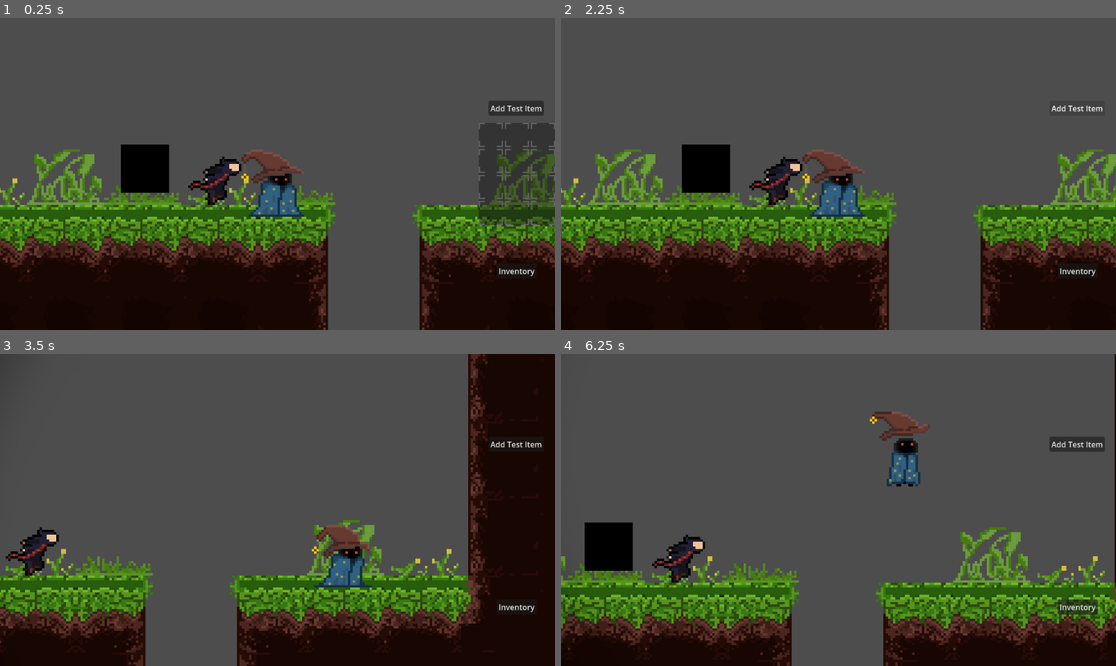
Above: before the commit, frames 1-4 (two rows, left to right).
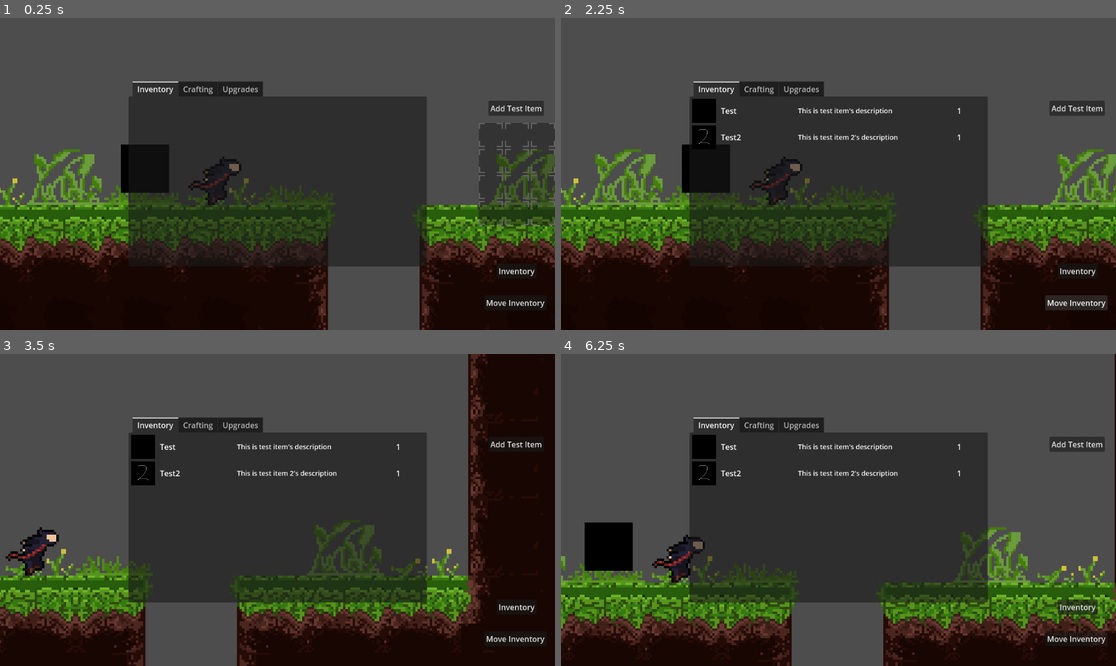
Above: after the commit, the same moments.

Repository: MRobinson12/BroyGames
Game: Godot game, scene res://Scenes/inventory_test_scene.tscn
Same seed, same stepped clock (60 frames per second), same inputs: the game is played once before the commit and once after it. This scene is started directly instead of the project's main scene.
Inputs (mouse positions are in pixels of both pictures, inside the frame that each line leads up to):
- Up to frame 1 (0.25 s): no input
- Up to frame 2 (2.25 s): click "Inventory" at 0.5 s; click "Add Test Item" at 1.25 s; click "Add Test Item" (after the commit: "Move Inventory") at 2 s
- Up to frame 3 (3.5 s): tap Enter (ui_accept) at 2.75, 3.02 s; move the mouse to (399, 494) at 2.77 s; hold D (ui_right) from 2.78 s (still down); tap E (interact) at 2.85 s; click (399, 494) at 2.92 s
- Up to frame 4 (6.25 s): release D (ui_right) at 3.5 s; drag from (727, 525) to (910, 553) at 3.52 s; move the mouse to (894, 441) at 4.27 s; hold A (ui_left) 4.28-5 s; tap E (interact) at 4.35, 5.85 s; drag from (810, 572) to (672, 463) at 5.02 s; move the mouse to (1005, 556) at 5.77 s; hold D (ui_right) from 5.78 s (still down); tap Enter (ui_accept) at 6.02 s

The runs differ from the first frame. In frame 1, 27% of the frame differs, in the area x 23-99%, y 20-93%; in frame 2, 27%; in frame 3, 30%; in frame 4, 31%, in the area x 0-99%, y 18-94%.

Commit message:
Home inventory list

Diff:
--- a/Data/Items/null_item.tres
+++ b/Data/Items/null_item.tres
@@ -1,14 +1,13 @@
-[gd_resource type="Resource" script_class="Item" load_steps=4 format=3 uid="uid://dhptu6j21hb1p"]
+[gd_resource type="Resource" script_class="Item" load_steps=3 format=3 uid="uid://dhptu6j21hb1p"]
 
 [ext_resource type="Script" path="res://Scripts/Inventory/item.gd" id="1_rgad3"]
 
 [sub_resource type="PlaceholderTexture2D" id="PlaceholderTexture2D_82650"]
 size = Vector2(25, 25)
 
-[sub_resource type="PackedScene" id="PackedScene_u1i38"]
-
 [resource]
 script = ExtResource("1_rgad3")
+id = "null_item"
 name = "null"
-scene = SubResource("PackedScene_u1i38")
 icon = SubResource("PlaceholderTexture2D_82650")
+description = ""
--- a/Data/Items/test_item.tres
+++ b/Data/Items/test_item.tres
@@ -5,5 +5,7 @@
 
 [resource]
 script = ExtResource("3_q0lv6")
+id = "test_item"
 name = "Test"
 icon = ExtResource("1_dlqvt")
+description = "This is test item's description"
--- a/Data/Items/test_item2.tres
+++ b/Data/Items/test_item2.tres
@@ -5,5 +5,7 @@
 
 [resource]
 script = ExtResource("1_j8dbd")
+id = "test_item2"
 name = "Test2"
 icon = ExtResource("1_7hd57")
+description = "This is test item 2's description"
--- /dev/null
+++ b/Scenes/UI/item_list_entry.tscn
@@ -0,0 +1,57 @@
+[gd_scene load_steps=7 format=3 uid="uid://ebpxaybcupbf"]
+
+[ext_resource type="Texture2D" uid="uid://dcl5krps7fpo3" path="res://Assets/Icons/test_item2.png" id="1_mxjxt"]
+
+[sub_resource type="StyleBoxEmpty" id="StyleBoxEmpty_a4gky"]
+
+[sub_resource type="StyleBoxEmpty" id="StyleBoxEmpty_2c0ym"]
+
+[sub_resource type="StyleBoxEmpty" id="StyleBoxEmpty_lyqcp"]
+
+[sub_resource type="LabelSettings" id="LabelSettings_xvrdr"]
+font_size = 14
+
+[sub_resource type="StyleBoxEmpty" id="StyleBoxEmpty_dnoc5"]
+
+[node name="ItemListEntry" type="HBoxContainer"]
+theme_override_constants/separation = 10
+
+[node name="ItemIcon" type="PanelContainer" parent="."]
+layout_mode = 2
+theme_override_styles/panel = SubResource("StyleBoxEmpty_a4gky")
+
+[node name="IconTexture" type="TextureRect" parent="ItemIcon"]
+custom_minimum_size = Vector2(50, 50)
+layout_mode = 2
+texture = ExtResource("1_mxjxt")
+expand_mode = 1
+stretch_mode = 5
+
+[node name="ItemName" type="PanelContainer" parent="."]
+custom_minimum_size = Vector2(150, 0)
+layout_mode = 2
+theme_override_styles/panel = SubResource("StyleBoxEmpty_2c0ym")
+
+[node name="NameLabel" type="Label" parent="ItemName"]
+layout_mode = 2
+text = "test_item2"
+autowrap_mode = 2
+
+[node name="ItemDesc" type="PanelContainer" parent="."]
+custom_minimum_size = Vector2(320, 0)
+layout_mode = 2
+theme_override_styles/panel = SubResource("StyleBoxEmpty_lyqcp")
+
+[node name="DescLabel" type="Label" parent="ItemDesc"]
+layout_mode = 2
+text = "test_item2 description this is a test to see how this this this this this this this thisthis  thisthis thisthis this this this this "
+label_settings = SubResource("LabelSettings_xvrdr")
+autowrap_mode = 2
+
+[node name="ItemQuant" type="PanelContainer" parent="."]
+layout_mode = 2
+theme_override_styles/panel = SubResource("StyleBoxEmpty_dnoc5")
+
+[node name="QuantLabel" type="Label" parent="ItemQuant"]
+layout_mode = 2
+text = "quant"
--- /dev/null
+++ b/Scenes/home_menu.gd
@@ -0,0 +1,18 @@
+extends TabContainer
+
+var item_list_entry = preload("res://Scenes/UI/item_list_entry.tscn")
+
+func _ready() -> void:
+	GlobalData.home_inv_updated.connect(update_inventory)
+
+func update_inventory():
+	for child in find_child("ItemList").get_children():
+		child.queue_free()
+	for item in GlobalData.home_inventory.contents:
+		var new_item = item_list_entry.instantiate()
+		var item_data = load("res://Data/Items/"+ str(item) + ".tres")
+		new_item.find_child("IconTexture").set_texture(item_data.icon)
+		new_item.find_child("NameLabel").text = item_data.name
+		new_item.find_child("DescLabel").text = item_data.description
+		new_item.find_child("QuantLabel").text = str(GlobalData.home_inventory.contents[item])
+		$Inventory/ScrollContainer/ItemList.add_child(new_item)
--- /dev/null
+++ b/Scenes/home_menu.tscn
@@ -0,0 +1,44 @@
+[gd_scene load_steps=2 format=3 uid="uid://dwgdycnwfhw10"]
+
+[ext_resource type="Script" path="res://Scenes/home_menu.gd" id="1_twqwg"]
+
+[node name="HomeMenu" type="TabContainer"]
+anchors_preset = 8
+anchor_left = 0.5
+anchor_top = 0.5
+anchor_right = 0.5
+anchor_bottom = 0.5
+offset_left = -309.5
+offset_top = -192.0
+offset_right = 309.5
+offset_bottom = 192.0
+grow_horizontal = 2
+grow_vertical = 2
+current_tab = 0
+script = ExtResource("1_twqwg")
+
+[node name="Inventory" type="MarginContainer" parent="."]
+layout_mode = 2
+theme_override_constants/margin_left = 5
+theme_override_constants/margin_top = 5
+theme_override_constants/margin_right = 5
+theme_override_constants/margin_bottom = 5
+metadata/_tab_index = 0
+
+[node name="ScrollContainer" type="ScrollContainer" parent="Inventory"]
+layout_mode = 2
+
+[node name="ItemList" type="VBoxContainer" parent="Inventory/ScrollContainer"]
+layout_mode = 2
+size_flags_horizontal = 3
+theme_override_constants/separation = 5
+
+[node name="Crafting" type="MarginContainer" parent="."]
+visible = false
+layout_mode = 2
+metadata/_tab_index = 1
+
+[node name="Upgrades" type="MarginContainer" parent="."]
+visible = false
+layout_mode = 2
+metadata/_tab_index = 2
--- a/Scenes/inventory_test_scene.tscn
+++ b/Scenes/inventory_test_scene.tscn
@@ -6,6 +6,8 @@
 [ext_resource type="PackedScene" uid="uid://cg6nbrcghq5kp" path="res://Scenes/UI/inventory_scene.tscn" id="4_48blj"]
 [ext_resource type="Script" path="res://Scripts/add_item.gd" id="5_mky20"]
 [ext_resource type="PackedScene" uid="uid://drapbkylk73vs" path="res://Scenes/Pickups/test_item.tscn" id="6_iq4cb"]
+[ext_resource type="PackedScene" uid="uid://dwgdycnwfhw10" path="res://Scenes/home_menu.tscn" id="6_ykic4"]
+[ext_resource type="Script" path="res://Scripts/move_inv.gd" id="7_55gxv"]
 
 [sub_resource type="RectangleShape2D" id="RectangleShape2D_esmq6"]
 size = Vector2(1907, 59)
@@ -21,6 +23,7 @@
 position_smoothing_enabled = true
 
 [node name="Player" parent="." instance=ExtResource("1_rsk4x")]
+visible = false
 
 [node name="RemoteTransform2D" type="RemoteTransform2D" parent="Player"]
 remote_path = NodePath("../../Camera2D")
@@ -60,8 +63,20 @@
 text = "Add Test Item"
 script = ExtResource("5_mky20")
 
+[node name="HomeMenu" parent="UI" instance=ExtResource("6_ykic4")]
+
+[node name="MoveInv" type="Button" parent="UI"]
+offset_left = 1005.0
+offset_top = 576.0
+offset_right = 1135.0
+offset_bottom = 607.0
+focus_mode = 0
+text = "Move Inventory"
+script = ExtResource("7_55gxv")
+
 [node name="TestPickup" parent="." instance=ExtResource("6_iq4cb")]
 position = Vector2(-55, -7)
 
 [connection signal="pressed" from="UI/Toggle Inventory" to="UI" method="_on_toggle_inventory_pressed"]
 [connection signal="pressed" from="UI/AddItem" to="UI/AddItem" method="_on_pressed"]
+[connection signal="pressed" from="UI/MoveInv" to="UI/MoveInv" method="_on_pressed"]
--- a/Scripts/GlobalData.gd
+++ b/Scripts/GlobalData.gd
@@ -2,6 +2,7 @@
 extends Node
 
 signal player_inv_updated
+signal home_inv_updated
 
 var player_inventory : PlayerInventory = PlayerInventory.new()
 
@@ -9,5 +10,8 @@
 
 func move_inventory():
 	for item in player_inventory.contents:
+		if item.id == "null_item":
+			continue
 		home_inventory.add_item(item)
 	player_inventory.reset()
+	home_inv_updated.emit()
--- a/Scripts/Inventory/home_inventory.gd
+++ b/Scripts/Inventory/home_inventory.gd
@@ -4,19 +4,19 @@
 
 
 func get_item_quant(item : Item):
-	if not contents.has(item.name):
+	if not contents.has(item.id):
 		return 0
-	return contents[item.name]
+	return contents[item.id]
 
 func add_item(item : Item):
-	if contents.has(item.name):
-		contents[item.name] = contents[item.name] + 1
+	if contents.has(item.id):
+		contents[item.id] = contents[item.id] + 1
 	else:
-		contents[item.name] = 1
+		contents[item.id] = 1
 
 func remove_item(item: Item):
-	if not contents.has(item.name):
+	if not contents.has(item.id):
 		return
-	if contents[item.name] <= 0:
-		contents.erase(item.name)
-	contents[item.name] = contents[item.name] - 1
+	if contents[item.id] <= 0:
+		contents.erase(item.id)
+	contents[item.id] = contents[item.id] - 1
--- a/Scripts/Inventory/item.gd
+++ b/Scripts/Inventory/item.gd
@@ -1,5 +1,7 @@
 class_name Item
 extends Resource
 
+@export var id : String
 @export var name : String
 @export var icon : Texture2D
+@export var description : String
--- a/Scripts/Inventory/player_inventory.gd
+++ b/Scripts/Inventory/player_inventory.gd
@@ -43,3 +43,4 @@
 func reset():
 	for i in range(size()):
 		contents[i] = null_item
+	GlobalData.player_inv_updated.emit()
--- /dev/null
+++ b/Scripts/move_inv.gd
@@ -0,0 +1,6 @@
+extends Button
+
+
+
+func _on_pressed() -> void:
+	GlobalData.move_inventory()
Not shown: 1 places in Scenes/inventory_test_scene.tscn that only renumber resources
Not shown: 1 places in Scenes/test_scene.tscn that only renumber resources
